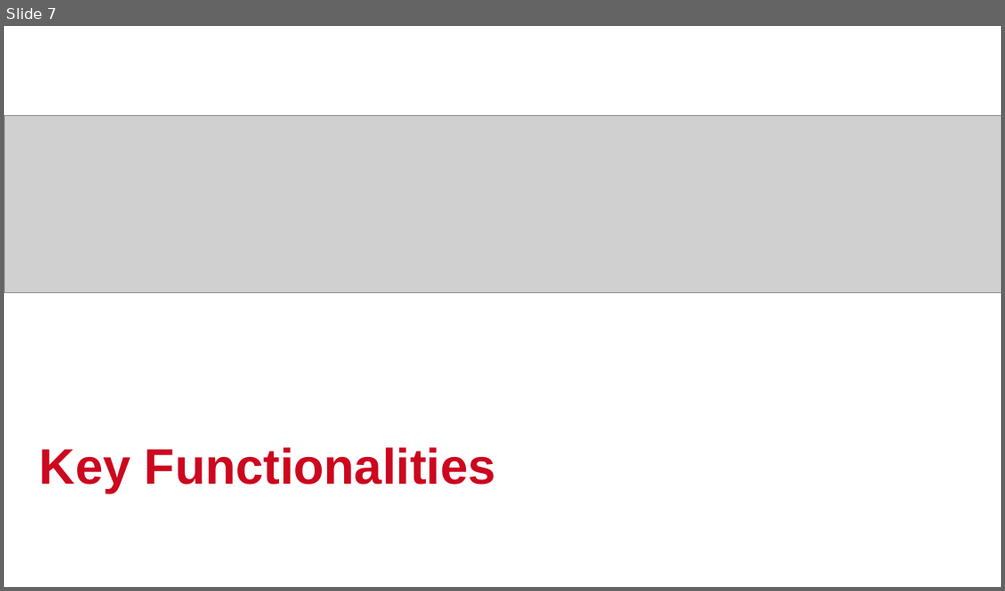
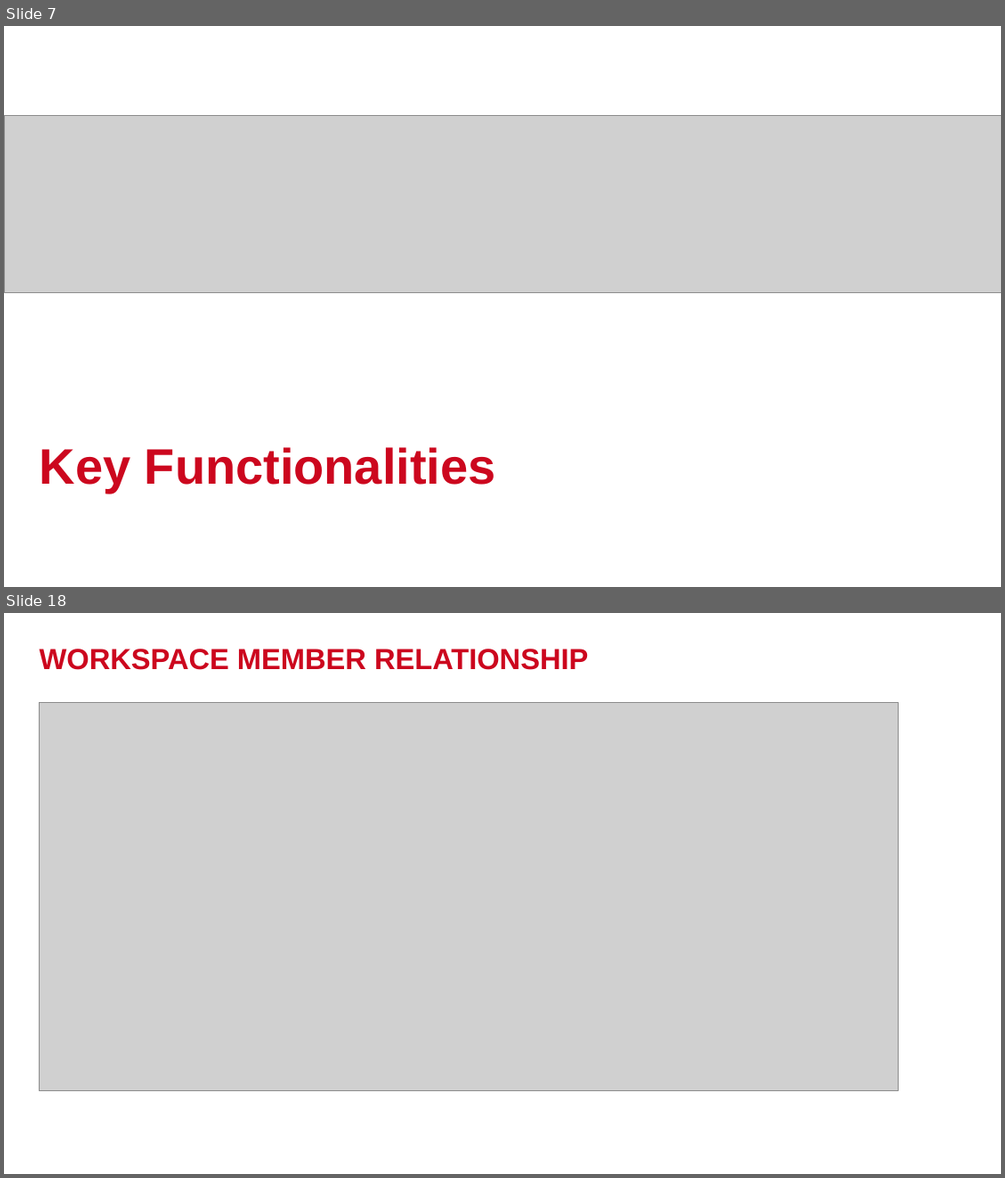
Before and after one commit to phmquan/YPP4-QuanPhan, a slide deck: SQL_Query/Trello_Query/TrelloPresentation.pptx. Shown one above the other, each under a label of ours: slide 7 before the commit, slides 7 and 18 after it; the slides between them are not shown. The pictures are 1005x591 and 1005x1178 pixels, drawn with LibreOffice and Linux fonts; fonts in the diff are those of the drawing; grey boxes stand for pictures; background and template pictures are left out. Boxes give left, top, right and bottom in pixels: in the first picture for what was removed or moved away, otherwise in the second. Text is boxed around its words. In the diff, an @@ line names an element or a change of style, - is before the commit and + after.

Commit message:
Fix Slide to Board Share Relationship

```diff
--- a/SQL_Query/Trello_Query/TrelloPresentation.pptx
+++ b/SQL_Query/Trello_Query/TrelloPresentation.pptx
@@ slide 18 added at (4,613,1001,1174), background #FFFFFF @@
@@ title added at (40,649,588,670), 28 pt, text #CC071E, bold @@
+WORKSPACE MEMBER RELATIONSHIP
@@ picture added at (39,703,898,1091) @@
```
Also in this commit, not shown: 2 slides changed, 23 other slides added, 23 slides removed, 1 other file.
